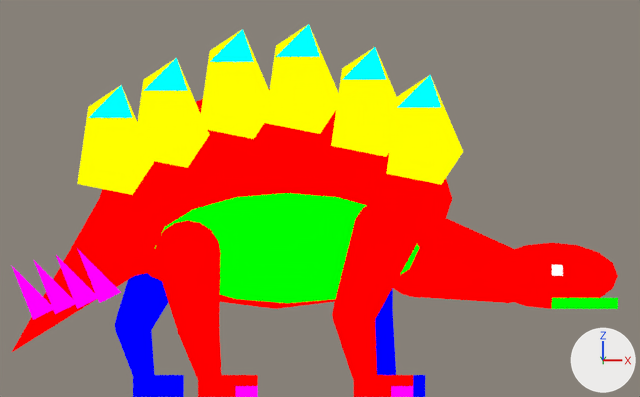
The Blender file assets-source/blender/dinos/stegosaurus.blend: old version first, new version second.
One viewpoint serves both versions: the file's camera 'DinoTycoon_stegosaurus_Pose0_Camera'. The lights are fixed; the arrows at lower right show +X, +Y and +Z. The first picture is the older version.

In view in the first picture: 'DinoTycoon_stegosaurus_Pose0_belly', 'DinoTycoon_stegosaurus_Pose0_head', 'DinoTycoon_stegosaurus_Pose0_near_front_0', 'DinoTycoon_stegosaurus_Pose0_neck_0', 'DinoTycoon_stegosaurus_Pose0_plate0', 'DinoTycoon_stegosaurus_Pose0_plate1', 'DinoTycoon_stegosaurus_Pose0_plate2', 'DinoTycoon_stegosaurus_Pose0_plate3', 'DinoTycoon_stegosaurus_Pose0_plate4', 'DinoTycoon_stegosaurus_Pose0_plate5', 'DinoTycoon_stegosaurus_Pose0_tail', 'DinoTycoon_stegosaurus_Pose0_tail_spike0', 'DinoTycoon_stegosaurus_Pose0_tail_spike1', 'DinoTycoon_stegosaurus_Pose0_tail_spike2', 'DinoTycoon_stegosaurus_Pose0_tail_spike3', 'DinoTycoon_stegosaurus_Pose0_trunk' and 33 more.
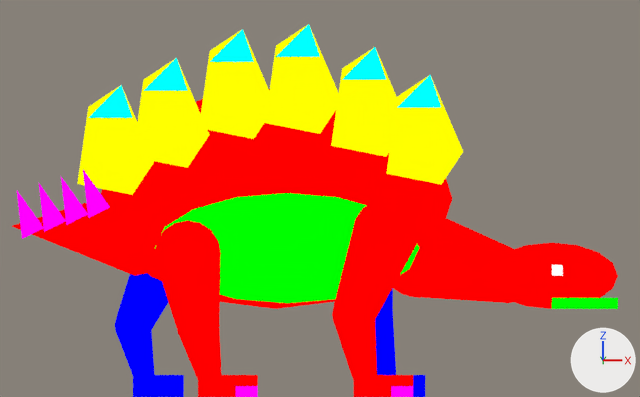
What differs and where, as boxes (x1, y1, x2, y2) in the pictures (640 x 397 px):
'DinoTycoon_stegosaurus_Pose0_tail', reshaped
    before: (11, 199, 160, 353)
    after: (12, 203, 148, 276)
'DinoTycoon_stegosaurus_Pose0_tail_spike3', reshaped (38% narrower, 12% shorter)
    before: (77, 248, 121, 303)
    after: (83, 170, 110, 218)
'DinoTycoon_stegosaurus_Pose0_tail_spike0', reshaped (38% narrower, 12% shorter)
    before: (11, 265, 55, 320)
    after: (17, 191, 44, 239)
'DinoTycoon_stegosaurus_Pose0_tail_spike2', reshaped (36% narrower, 11% shorter)
    before: (56, 255, 99, 309)
    after: (61, 177, 88, 225)
'DinoTycoon_stegosaurus_Pose0_tail_spike1', reshaped (33% narrower, 9% shorter)
    before: (34, 261, 75, 314)
    after: (39, 184, 66, 232)

What changed in the scene script:
```text
Change me_dinotycoon_stegosaurus_pose0_tail:
    remove me_dinotycoon_stegosaurus_pose0_tail.from_pydata(...)  # 10 vertices, 7 faces; spans x 1.0..21.8, y -1.0..1.0, z 4.0..21.0
    add me_dinotycoon_stegosaurus_pose0_tail.from_pydata(...)  # 10 vertices, 7 faces; spans x 1.0..21.8, y -1.0..1.0, z 11.0..21.0
    me_dinotycoon_stegosaurus_pose0_tail part 1
    me_dinotycoon_stegosaurus_pose0_tail.vertices[2].co: (1.0, -1.0, 4.0) -> (1.0, -1.0, 15.5)  # pixel (11, 352) -> pixel (11, 226)
    me_dinotycoon_stegosaurus_pose0_tail.vertices[7].co: (1.0, 1.0, 4.0) -> (1.0, 1.0, 15.5)  # pixel (11, 352) -> pixel (11, 226)
Change me_dinotycoon_stegosaurus_pose0_tail_spike0:
    remove me_dinotycoon_stegosaurus_pose0_tail_spike0.from_pydata(...)  # 6 vertices, 5 faces; spans x 1.0..5.0, y -4.0..-2.0, z 7.0..12.0
    add me_dinotycoon_stegosaurus_pose0_tail_spike0.from_pydata(...)  # 6 vertices, 5 faces; spans x 1.5..4.0, y -4.0..-2.0, z 14.32..18.83
    me_dinotycoon_stegosaurus_pose0_tail_spike0 part 2
    add for i in [0, 2, 3, 5]: me_dinotycoon_stegosaurus_pose0_tail_spike0.vertices[i].co += Vector((-1.0, 0.0, 7.32))
    me_dinotycoon_stegosaurus_pose0_tail_spike0.vertices[1].co: (1.0, -4.0, 12.0) -> (1.5, -4.0, 18.83)  # pixel (11, 264) -> pixel (16, 189)
    me_dinotycoon_stegosaurus_pose0_tail_spike0.vertices[4].co: (1.0, -2.0, 12.0) -> (1.5, -2.0, 18.83)  # pixel (11, 264) -> pixel (16, 189)
Change me_dinotycoon_stegosaurus_pose0_tail_spike1:
    remove me_dinotycoon_stegosaurus_pose0_tail_spike1.from_pydata(...)  # 6 vertices, 5 faces; spans x 3.0..7.0, y -4.0..-2.0, z 7.5..12.5
    add me_dinotycoon_stegosaurus_pose0_tail_spike1.from_pydata(...)  # 6 vertices, 5 faces; spans x 3.5..6.0, y -4.0..-2.0, z 14.95..19.45
    me_dinotycoon_stegosaurus_pose0_tail_spike1 part 3
    add for i in [0, 2, 3, 5]: me_dinotycoon_stegosaurus_pose0_tail_spike1.vertices[i].co += Vector((-1.0, 0.0, 7.45))
    me_dinotycoon_stegosaurus_pose0_tail_spike1.vertices[1].co: (3.0, -4.0, 12.5) -> (3.5, -4.0, 19.45)  # pixel (33, 259) -> pixel (38, 182)
    me_dinotycoon_stegosaurus_pose0_tail_spike1.vertices[4].co: (3.0, -2.0, 12.5) -> (3.5, -2.0, 19.45)  # pixel (33, 259) -> pixel (38, 182)
Change me_dinotycoon_stegosaurus_pose0_tail_spike2:
    remove me_dinotycoon_stegosaurus_pose0_tail_spike2.from_pydata(...)  # 6 vertices, 5 faces; spans x 5.0..9.0, y -4.0..-2.0, z 8.0..13.0
    add me_dinotycoon_stegosaurus_pose0_tail_spike2.from_pydata(...)  # 6 vertices, 5 faces; spans x 5.5..8.0, y -4.0..-2.0, z 15.57..20.08
    me_dinotycoon_stegosaurus_pose0_tail_spike2 part 4
    me_dinotycoon_stegosaurus_pose0_tail_spike2.vertices[0].co: (7.0, -4.0, 8.0) -> (6.0, -4.0, 15.57)  # pixel (77, 308) -> pixel (66, 225)
    me_dinotycoon_stegosaurus_pose0_tail_spike2.vertices[1].co: (5.0, -4.0, 13.0) -> (5.5, -4.0, 20.08)  # pixel (55, 253) -> pixel (60, 175)
    me_dinotycoon_stegosaurus_pose0_tail_spike2.vertices[2].co: (9.0, -4.0, 9.0) -> (8.0, -4.0, 16.58)  # pixel (99, 297) -> pixel (88, 214)
    me_dinotycoon_stegosaurus_pose0_tail_spike2.vertices[3].co: (7.0, -2.0, 8.0) -> (6.0, -2.0, 15.57)  # pixel (77, 308) -> pixel (66, 225)
    me_dinotycoon_stegosaurus_pose0_tail_spike2.vertices[4].co: (5.0, -2.0, 13.0) -> (5.5, -2.0, 20.08)  # pixel (55, 253) -> pixel (60, 175)
    me_dinotycoon_stegosaurus_pose0_tail_spike2.vertices[5].co: (9.0, -2.0, 9.0) -> (8.0, -2.0, 16.58)  # not seen -> pixel (88, 214)
Change me_dinotycoon_stegosaurus_pose0_tail_spike3:
    remove me_dinotycoon_stegosaurus_pose0_tail_spike3.from_pydata(...)  # 6 vertices, 5 faces; spans x 7.0..11.0, y -4.0..-2.0, z 8.5..13.5
    add me_dinotycoon_stegosaurus_pose0_tail_spike3.from_pydata(...)  # 6 vertices, 5 faces; spans x 7.5..10.0, y -4.0..-2.0, z 16.2..20.7
    me_dinotycoon_stegosaurus_pose0_tail_spike3 part 5
    add for i in [0, 2, 3, 5]: me_dinotycoon_stegosaurus_pose0_tail_spike3.vertices[i].co += Vector((-1.0, 0.0, 7.7))
    me_dinotycoon_stegosaurus_pose0_tail_spike3.vertices[1].co: (7.0, -4.0, 13.5) -> (7.5, -4.0, 20.7)  # pixel (77, 248) -> pixel (82, 168)
    me_dinotycoon_stegosaurus_pose0_tail_spike3.vertices[4].co: (7.0, -2.0, 13.5) -> (7.5, -2.0, 20.7)  # pixel (77, 248) -> not seen
```
